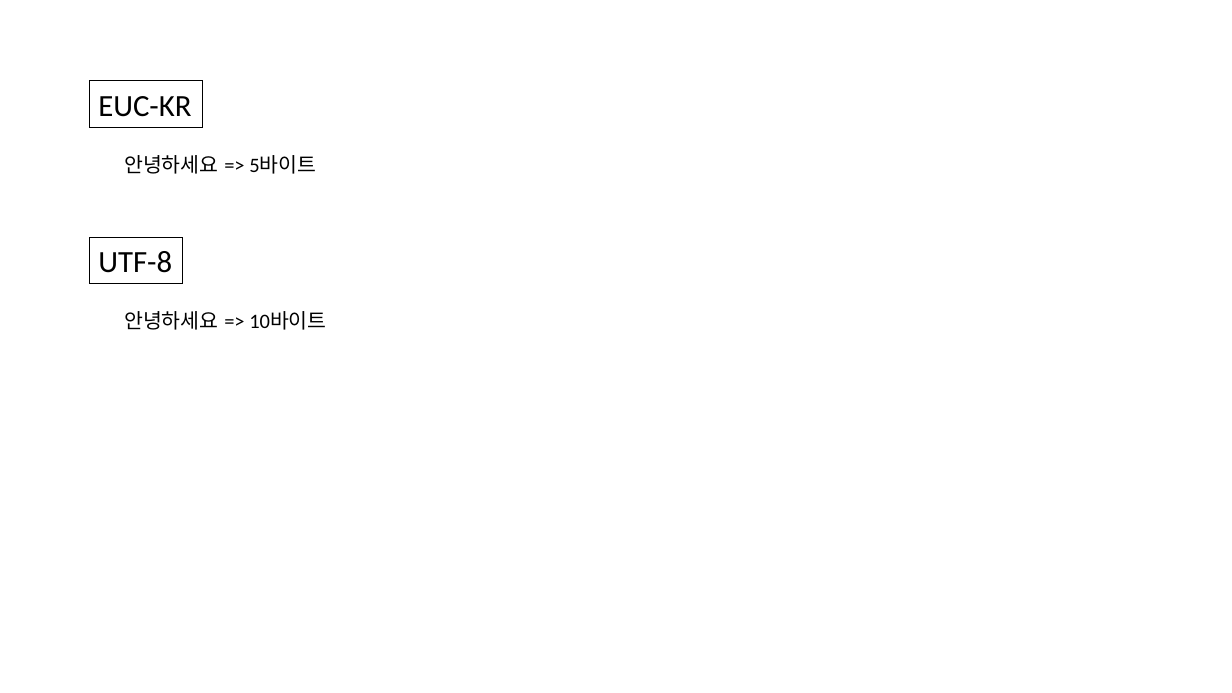
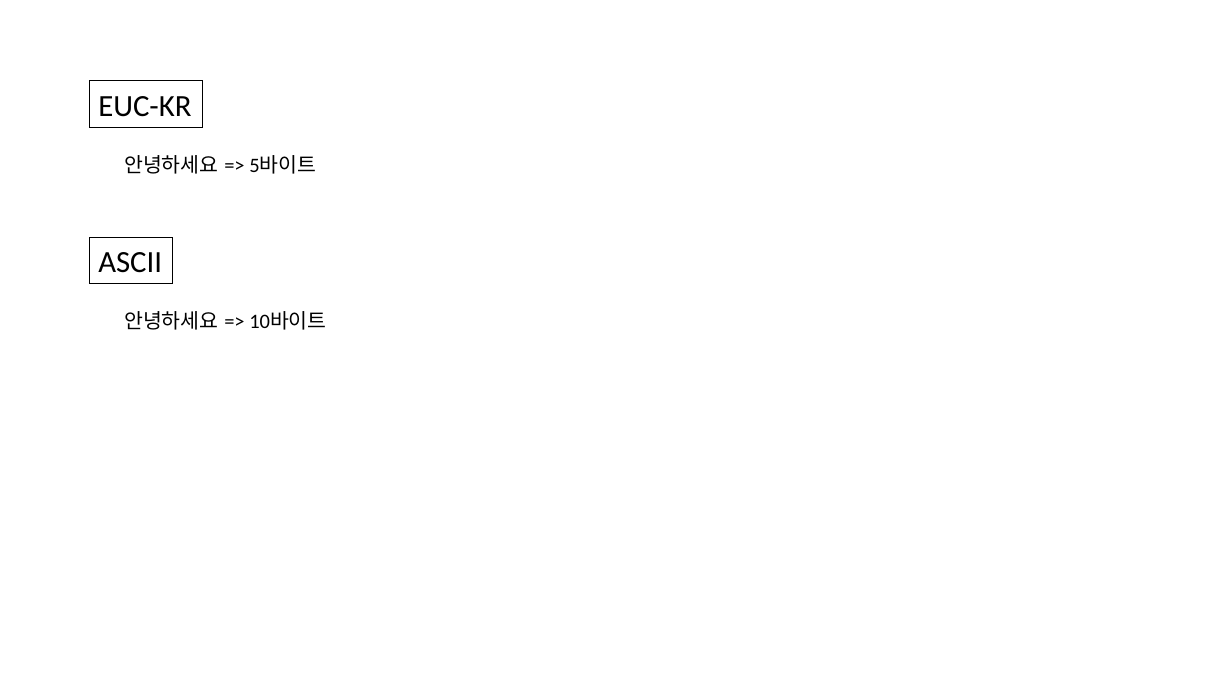
Before and after one commit to osj3474/osj3474.github.io, a slide deck: slide 2 of assets/image.pptx. Drawn at 1232x693 pixels with LibreOffice and Linux fonts; fonts in the diff are those of the drawing. Boxes give left, top, right and bottom in pixels: in the first picture for what was removed or moved away, otherwise in the second. Text is boxed around its words. In the diff, an @@ line names an element or a change of style, - is before the commit and + after.

```diff
--- a/assets/image.pptx
+++ b/assets/image.pptx
@@ rectangle "ASCII": place and size @@
-rectangle "ASCII" at (90, 238, 183, 284)
+rectangle "ASCII" at (90, 238, 173, 284)
@@ text in rectangle at (98, 252, 162, 273): text changed @@
-UTF-8
+ASCII
```
Also in this commit, not shown: 2 other files.
